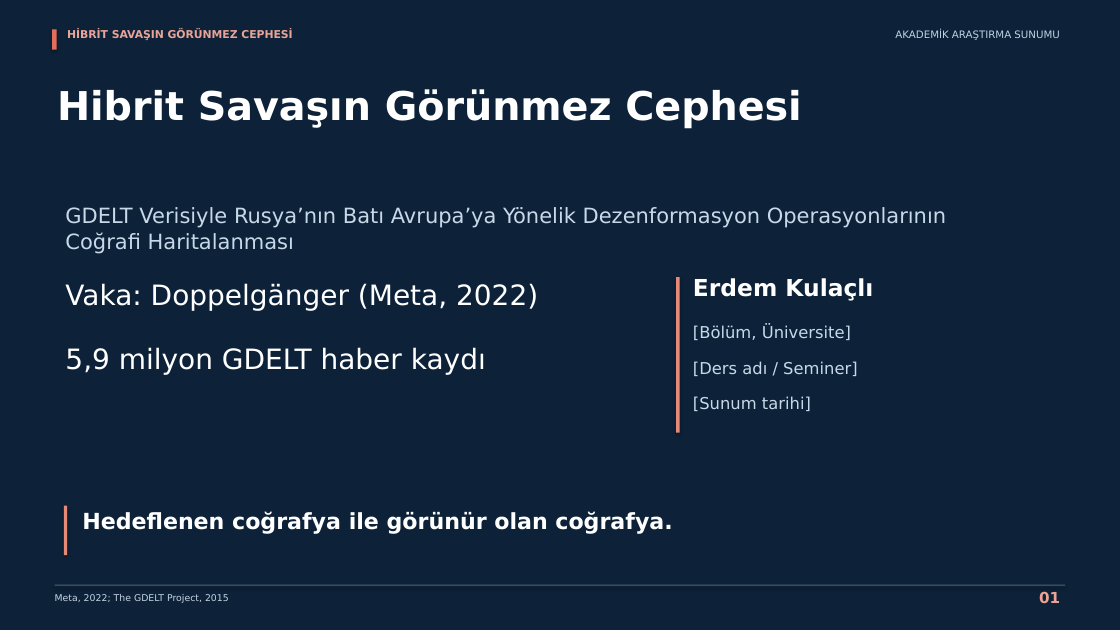
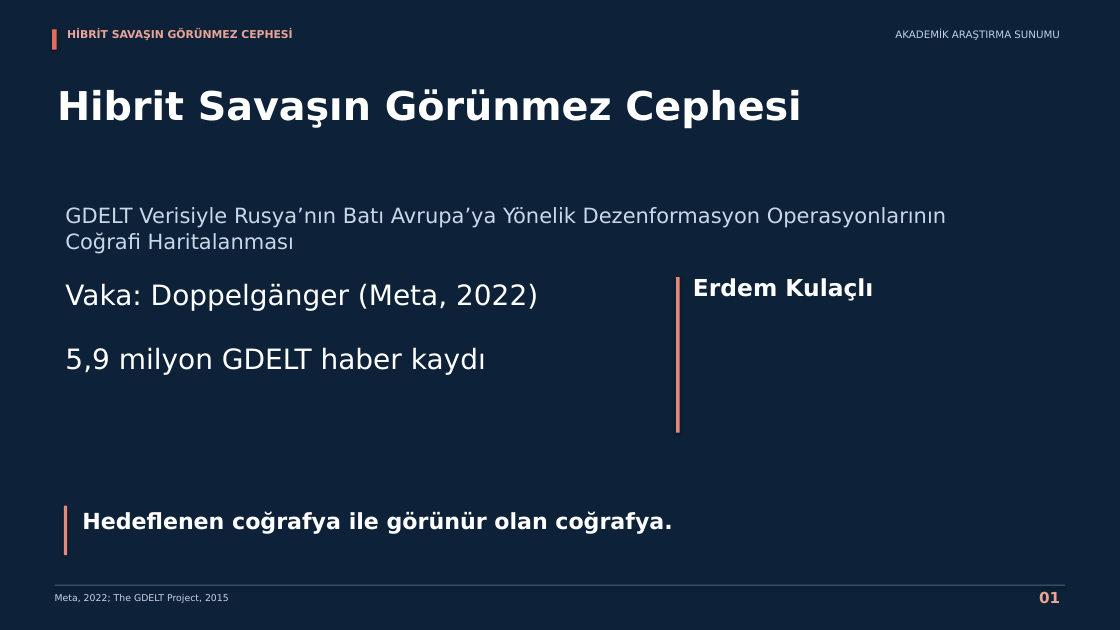
Before and after one commit to erdemkulaclii/SUNUM, a slide deck: slide 1 of output/AKADEMIK_ODAKLI_SUNUM.pptx. Drawn at 1120x630 pixels with LibreOffice and Linux fonts; fonts in the diff are those of the drawing. Boxes give left, top, right and bottom in pixels: in the first picture for what was removed or moved away, otherwise in the second. Text is boxed around its words. In the diff, an @@ line names an element or a change of style, - is before the commit and + after.

```diff
--- a/output/AKADEMIK_ODAKLI_SUNUM.pptx
+++ b/output/AKADEMIK_ODAKLI_SUNUM.pptx
@@ text removed at [693,325,851,340] @@
-[Bölüm, Üniversite]
@@ text removed at [693,361,857,376] @@
-[Ders adı / Seminer]
@@ text removed at [693,396,811,411] @@
-[Sunum tarihi]
```
Also in this commit, not shown: 18 other files.
